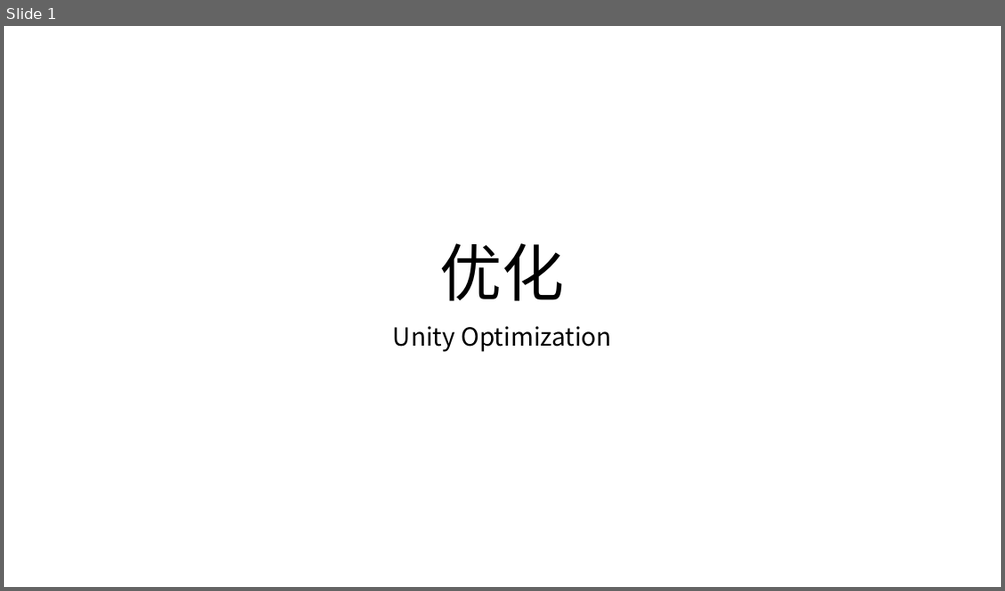
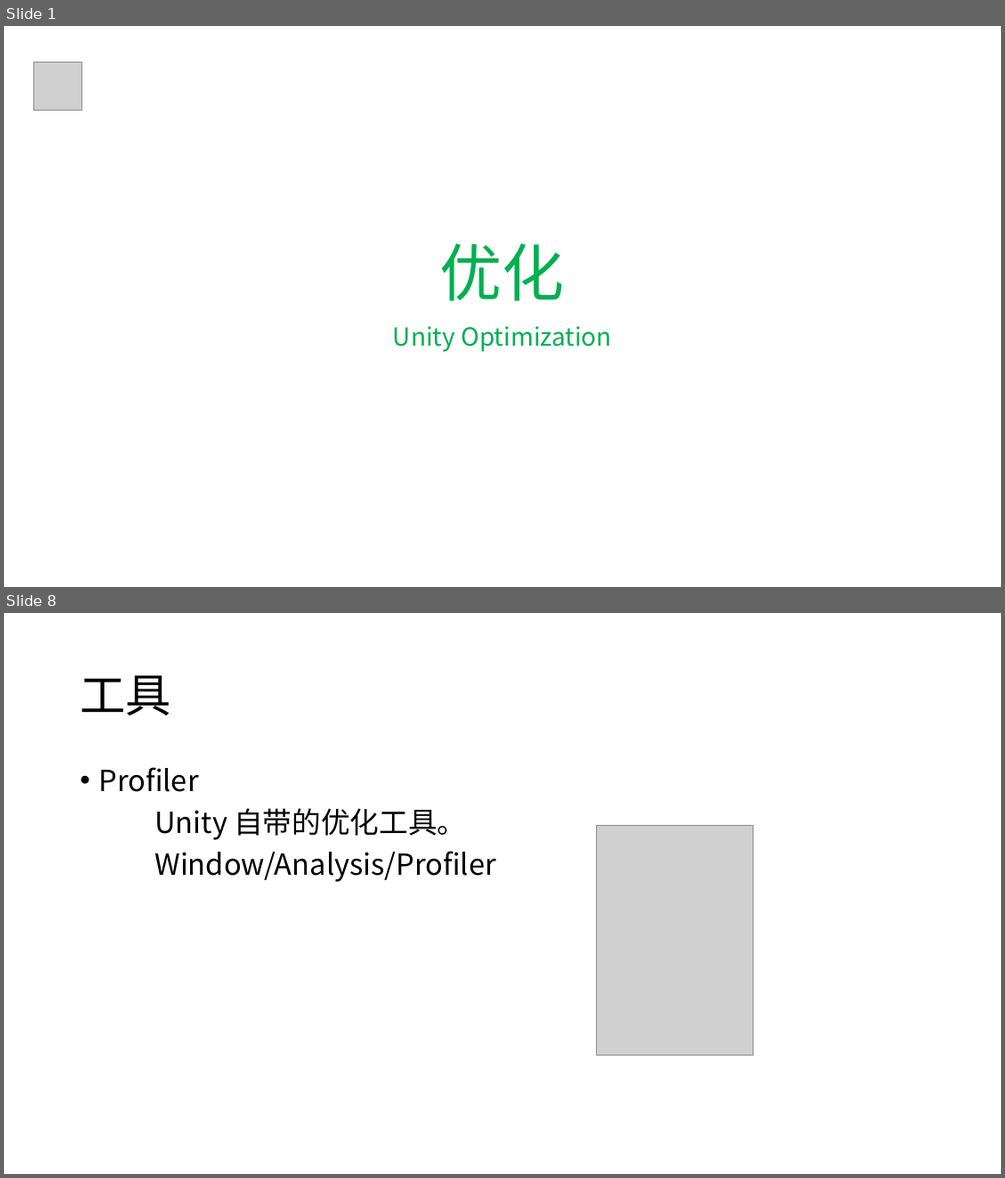
Before and after one commit to llyao/NoteOfGameDevelop, a slide deck: 优化.pptx. Shown one above the other, each under a label of ours: slide 1 before the commit, slides 1 and 8 after it; the slides between them are not shown. The pictures are 1005x591 and 1005x1178 pixels, drawn with LibreOffice and Linux fonts; fonts in the diff are those of the drawing; grey boxes stand for pictures; background and template pictures are left out. Boxes give left, top, right and bottom in pixels: in the first picture for what was removed or moved away, otherwise in the second. Text is boxed around its words. In the diff, an @@ line names an element or a change of style, - is before the commit and + after.

```diff
--- a/优化.pptx
+++ b/优化.pptx
@@ slide 8 added at (4,613,1001,1174), background #FFFFFF @@
@@ title added at (80,675,171,715), 44 pt, text #000000 @@
+工具
@@ text added at (98,767,496,882), 28 pt, text #000000 @@
+• Profiler
+Unity 自带的优化工具。
+Window/Analysis/Profiler
@@ picture added at (597,826,753,1055) @@
@@ slide 1 changed as well @@
@@ picture added at (33,62,81,111) @@
@@ title "优化" at (440,243,565,301): text colour #000000 to #00B050 @@
@@ subtitle "Unity Optimization" at (393,326,612,352): text colour #000000 to #00B050 @@
```
Also in this commit, not shown: 3 other slides changed, 8 other slides added.
